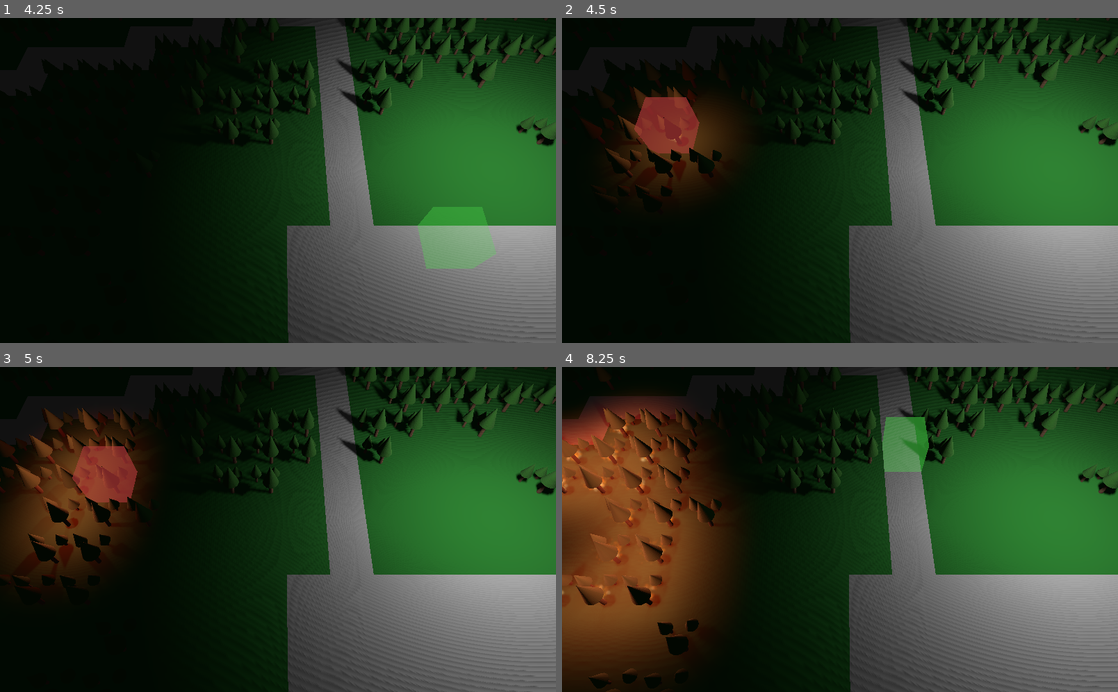
Above: before the commit, frames 1-4 (two rows, left to right).
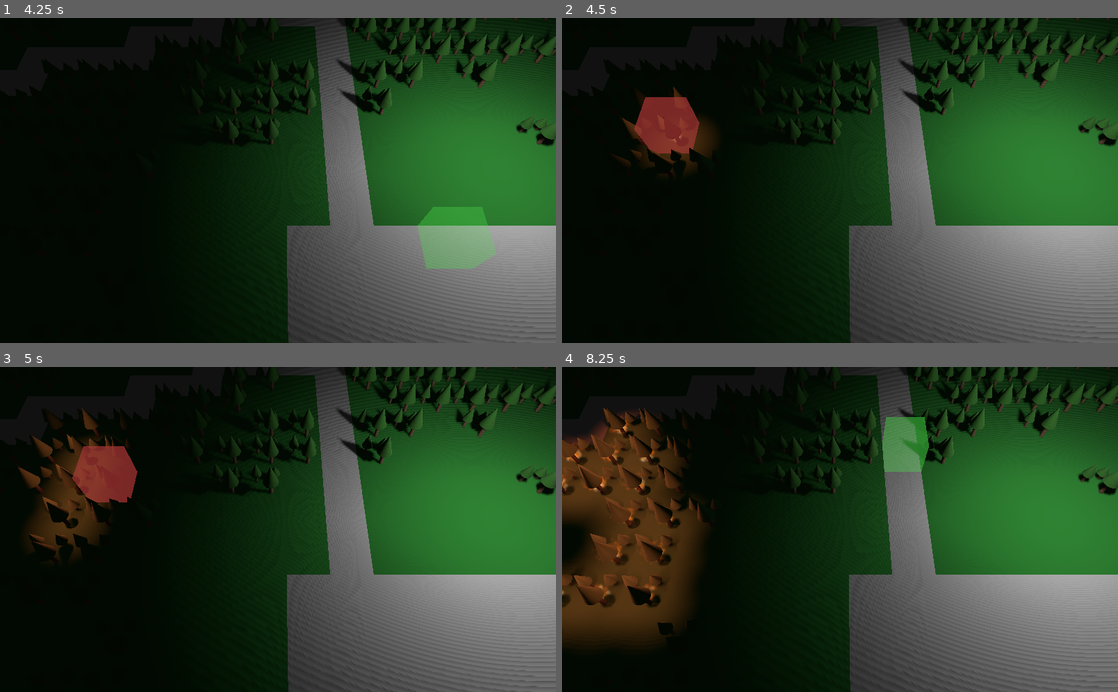
Above: after the commit, the same moments.

Repository: arturh85/gamejam2021
Game: Godot game, scene res://World.tscn
Two runs of this game, one before a commit and one after it. Both use one fixed random seed, a clock stepped at 60 frames per second and the inputs below. This scene is started directly instead of the project's main scene.
Inputs (mouse positions are in pixels of both pictures, inside the frame that each line leads up to):
- Up to frame 1 (4.25 s): move the mouse to (400, 164) at 0.52 s; press the mouse at (400, 164) at 0.53 s; tap Enter at 1.25, 2.75 s; move the mouse to (166, 196) at 1.27 s; release the mouse at (166, 196) at 1.28 s; right-click (166, 196) at 1.35 s; tap Space at 2, 3.5 s; move the mouse to (333, 109) at 2.02 s; press the mouse at (333, 109) at 2.03 s; move the mouse to (250, 245) at 2.77 s; release the mouse at (250, 245) at 2.78 s; right-click (250, 245) at 2.85 s; move the mouse to (444, 229) at 3.52 s; press the mouse at (444, 229) at 3.53 s
- Up to frame 2 (4.5 s): tap Enter at 4.25 s; move the mouse to (673, 131) at 4.27 s; release the mouse at (673, 131) at 4.28 s; right-click (673, 131) at 4.35 s
- Up to frame 3 (5 s): no input
- Up to frame 4 (8.25 s): move the mouse to (867, 529) at 5.02 s; press the mouse at (867, 529) at 5.03 s; move the mouse to (756, 448) at 5.77 s; release the mouse at (756, 448) at 5.78 s; right-click (756, 448) at 5.85 s; move the mouse to (962, 513) at 6.52 s; press the mouse at (962, 513) at 6.53 s; move the mouse to (728, 545) at 7.27 s; release the mouse at (728, 545) at 7.28 s; right-click (728, 545) at 7.35 s; move the mouse to (895, 458) at 8.02 s; press the mouse at (895, 458) at 8.03 s

Frame 1 is identical in both runs. In frame 2, 3.2% of the frame differs, in the area x 3-33%, y 16-56%; in frame 3, 7.6%; in frame 4, 22%, in the area x 0-32%, y 8-100%.

Commit message:
light fix

Diff:
--- a/Fire.tscn
+++ b/Fire.tscn
@@ -48,39 +48,6 @@
 [sub_resource type="QuadMesh" id=7]
 material = SubResource( 6 )
 
-[sub_resource type="Animation" id=8]
-length = 0.001
-tracks/0/type = "value"
-tracks/0/path = NodePath(".:light_energy")
-tracks/0/interp = 1
-tracks/0/loop_wrap = true
-tracks/0/imported = false
-tracks/0/enabled = true
-tracks/0/keys = {
-"times": PoolRealArray( 0 ),
-"transitions": PoolRealArray( 1 ),
-"update": 0,
-"values": [ 7.177 ]
-}
-
-[sub_resource type="Animation" id=9]
-resource_name = "flicker"
-length = 0.2
-loop = true
-step = 0.01
-tracks/0/type = "value"
-tracks/0/path = NodePath(".:light_energy")
-tracks/0/interp = 1
-tracks/0/loop_wrap = true
-tracks/0/imported = false
-tracks/0/enabled = true
-tracks/0/keys = {
-"times": PoolRealArray( 0, 0.02, 0.05, 0.07, 0.11, 0.13, 0.16, 0.18 ),
-"transitions": PoolRealArray( 1, 1, 1, 1, 1, 1, 1, 1 ),
-"update": 0,
-"values": [ 7.177, 1.0, 1.0, 8.174, 8.174, 2.0, 2.0, 0.0 ]
-}
-
 [node name="Particles" type="Particles"]
 transform = Transform( 1, 0, 0, 0, 1, 0, 0, 0, 1, 33.0546, 21.5708, -12.449 )
 material_override = SubResource( 1 )
@@ -94,12 +61,6 @@
 draw_pass_1 = SubResource( 7 )
 script = ExtResource( 3 )
 
-[node name="AnimationPlayer" type="AnimationPlayer" parent="."]
-root_node = NodePath("../Particles/FlickerLight")
-autoplay = "flicker"
-anims/RESET = SubResource( 8 )
-anims/flicker = SubResource( 9 )
-
 [node name="FlickerLight" type="OmniLight" parent="."]
 transform = Transform( 1, 0, 0, 0, 1, 0, 0, 0, 1, 0.449699, 4.38636, 0.9209 )
 light_color = Color( 1, 0.470588, 0.286275, 1 )
@@ -107,6 +68,5 @@
 light_specular = 3.359
 light_cull_mask = 4294967293
 shadow_enabled = true
-shadow_color = Color( 0.890196, 0.313726, 0, 1 )
-omni_range = 13.733
-omni_attenuation = 2.54912
+omni_range = 7.323
+omni_attenuation = 1.46409
Not shown: 1 places in Fire.tscn that only renumber resources
